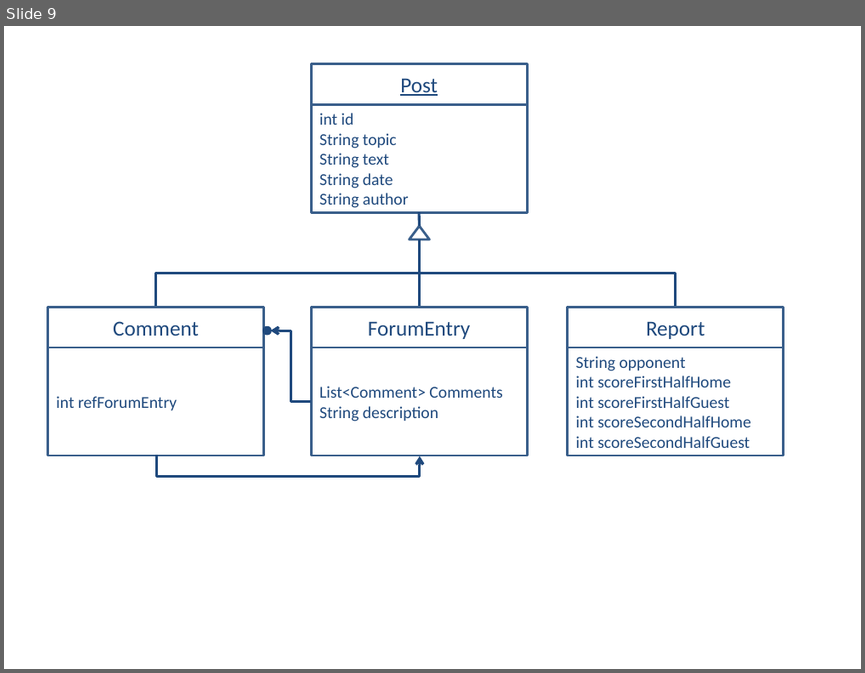
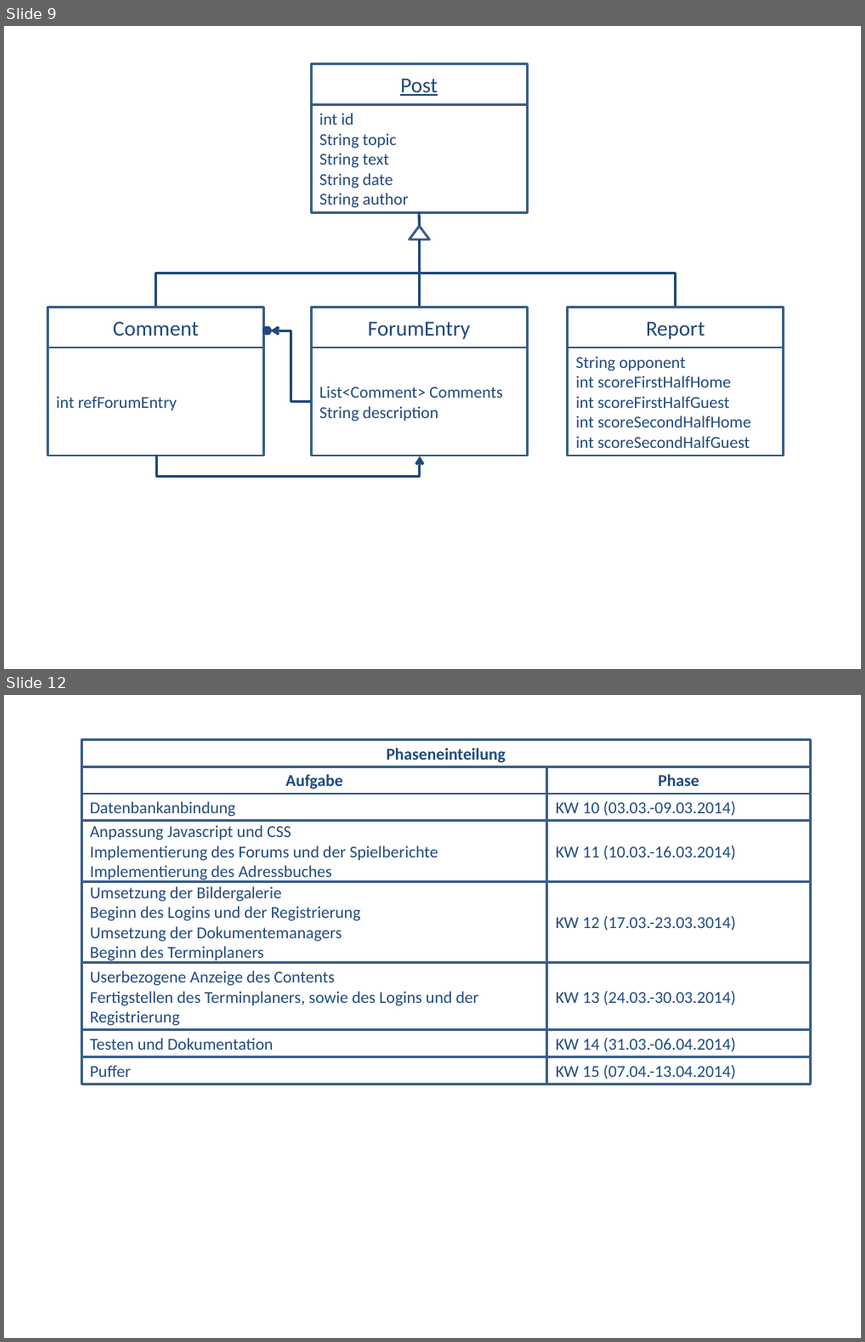
Before and after one commit to jumenz/este, a slide deck: Doku/Grafiken.pptx. Shown one above the other, each under a label of ours: slide 9 before the commit, slides 9 and 12 after it; the slides between them are not shown. The pictures are 865x673 and 865x1342 pixels, drawn with LibreOffice and Linux fonts; fonts in the diff are those of the drawing. Boxes give left, top, right and bottom in pixels: in the first picture for what was removed or moved away, otherwise in the second. Text is boxed around its words. In the diff, an @@ line names an element or a change of style, - is before the commit and + after.

```diff
--- a/Doku/Grafiken.pptx
+++ b/Doku/Grafiken.pptx
@@ slide 12 added at (4, 695, 861, 1338), background #FFFFFF @@
@@ rectangle added at (82, 739, 811, 766), outline #3A5F8C 2 pt, 14 pt, text #1F497D, bold @@
+Phaseneinteilung
@@ rectangle added at (82, 767, 547, 794), outline #3A5F8C 2 pt, 14 pt, text #1F497D, bold @@
+Aufgabe
@@ rectangle added at (547, 767, 811, 794), outline #3A5F8C 2 pt, 14 pt, text #1F497D, bold @@
+Phase
@@ rectangle added at (82, 794, 547, 820), outline #3A5F8C 2 pt, 14 pt, text #1F497D @@
+Datenbankanbindung
@@ rectangle added at (547, 794, 811, 820), outline #3A5F8C 2 pt, 14 pt, text #1F497D @@
+KW 10 (03.03.-09.03.2014)
@@ rectangle added at (82, 821, 547, 882), outline #3A5F8C 2 pt, 14 pt, text #1F497D @@
+Anpassung Javascript und CSS
+Implementierung des Forums und der Spielberichte
+Implementierung des Adressbuches
@@ rectangle added at (547, 821, 811, 882), outline #3A5F8C 2 pt, 14 pt, text #1F497D @@
+KW 11 (10.03.-16.03.2014)
@@ rectangle added at (82, 882, 547, 962), outline #3A5F8C 2 pt, 14 pt, text #1F497D @@
+Umsetzung der Bildergalerie
+Beginn des Logins und der Registrierung
+Umsetzung der Dokumentemanagers
+Beginn des Terminplaners
@@ rectangle added at (547, 882, 811, 962), outline #3A5F8C 2 pt, 14 pt, text #1F497D @@
+KW 12 (17.03.-23.03.3014)
@@ rectangle added at (82, 962, 547, 1030), outline #3A5F8C 2 pt, 14 pt, text #1F497D @@
+Userbezogene Anzeige des Contents
+Fertigstellen des Terminplaners, sowie des Logins und der Registrierung
@@ rectangle added at (547, 962, 811, 1030), outline #3A5F8C 2 pt, 14 pt, text #1F497D @@
+KW 13 (24.03.-30.03.2014)
@@ rectangle added at (82, 1030, 547, 1056), outline #3A5F8C 2 pt, 14 pt, text #1F497D @@
+Testen und Dokumentation
@@ rectangle added at (547, 1030, 811, 1056), outline #3A5F8C 2 pt, 14 pt, text #1F497D @@
+KW 14 (31.03.-06.04.2014)
@@ rectangle added at (82, 1056, 547, 1083), outline #3A5F8C 2 pt, 14 pt, text #1F497D @@
+Puffer
@@ rectangle added at (547, 1056, 811, 1083), outline #3A5F8C 2 pt, 14 pt, text #1F497D @@
+KW 15 (07.04.-13.04.2014)
```
Also in this commit, not shown: 3 other slides added, 4 other files.
